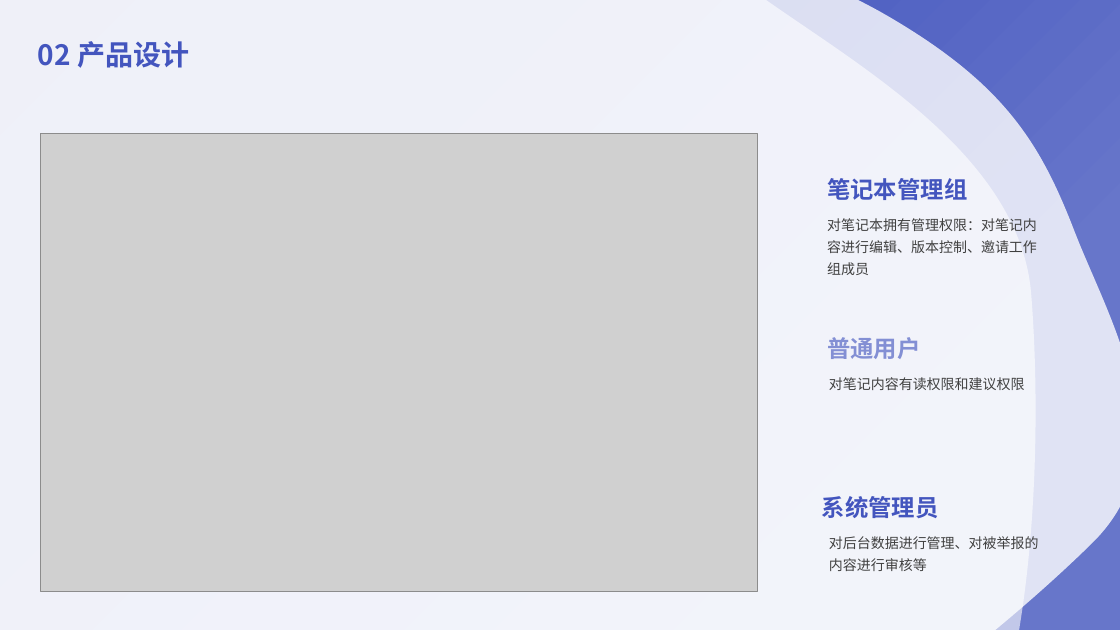
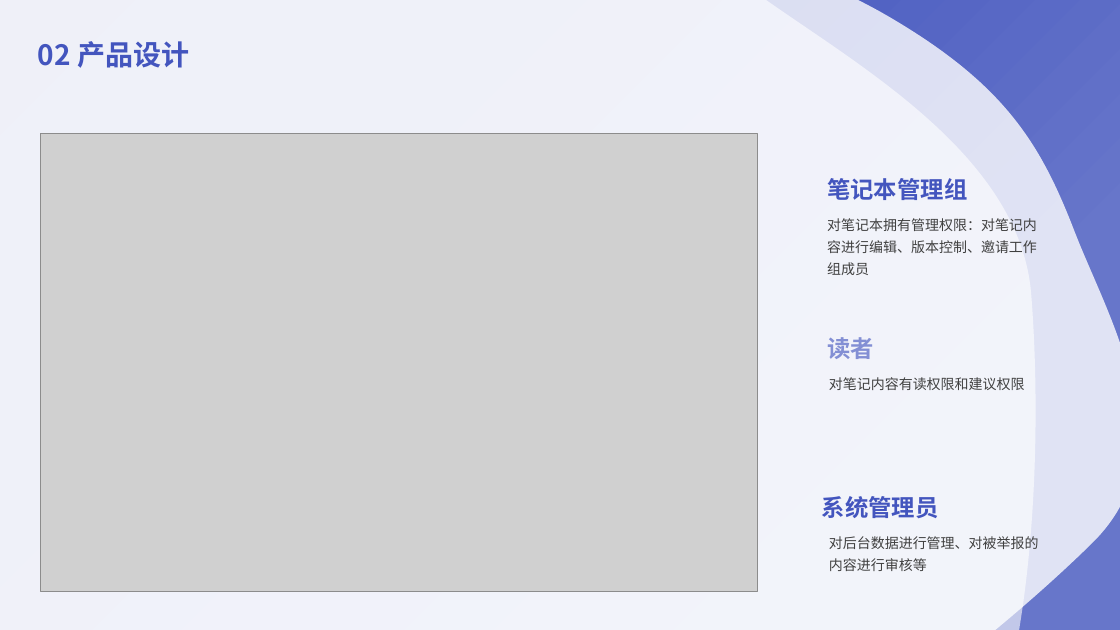
Before and after one commit to qinjr/TeamNote, a slide deck: slide 7 of doc/答辩PPT.pptx. Drawn at 1120x630 pixels with LibreOffice and Linux fonts; fonts in the diff are those of the drawing; grey boxes stand for pictures. Boxes give left, top, right and bottom in pixels: in the first picture for what was removed or moved away, otherwise in the second. Text is boxed around its words. In the diff, an @@ line names an element or a change of style, - is before the commit and + after.

```diff
--- a/doc/答辩PPT.pptx
+++ b/doc/答辩PPT.pptx
@@ text at (827, 337, 874, 359): text changed @@
-普通用户
+读者
```
Also in this commit, not shown: 1 other slide changed.
